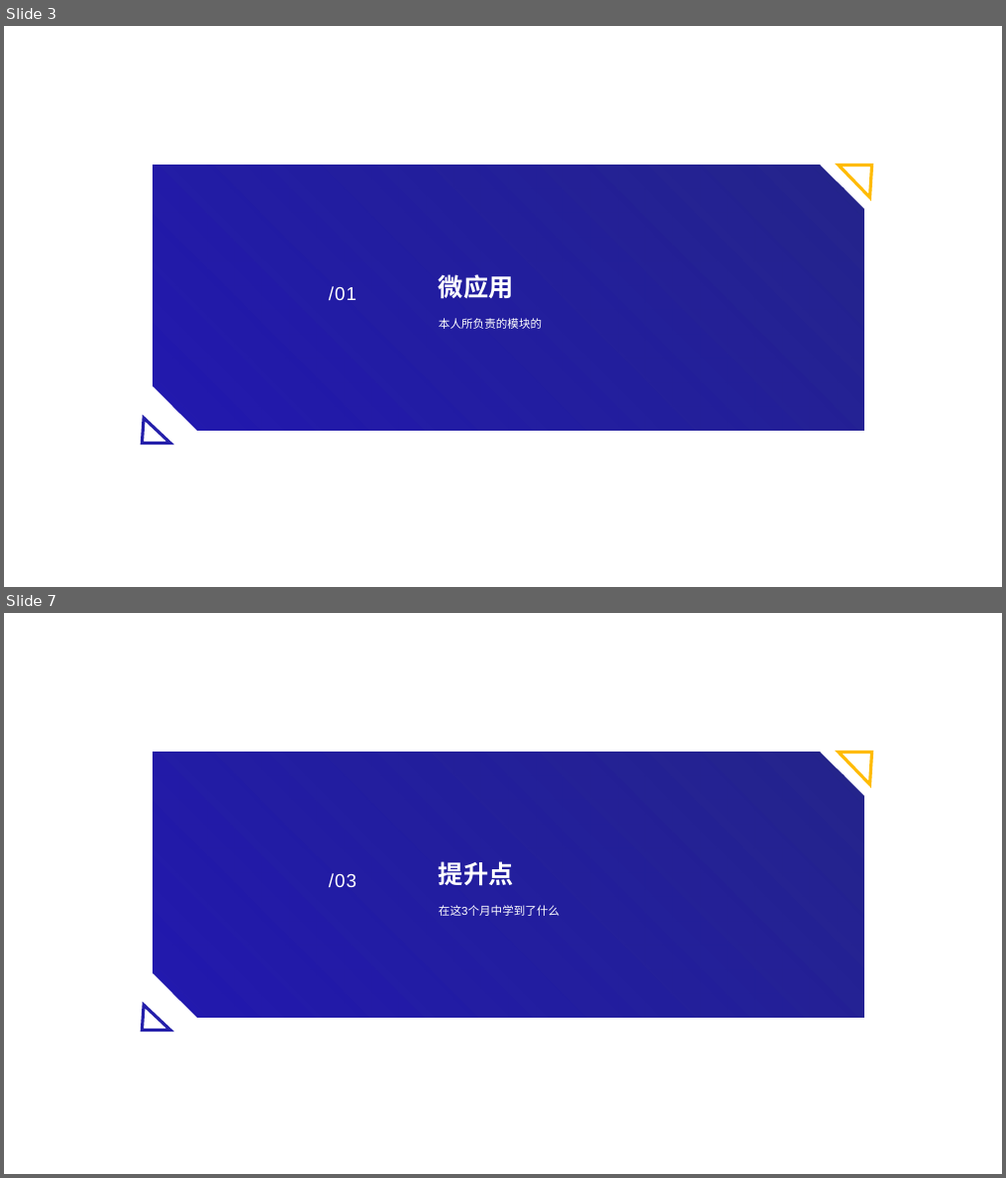
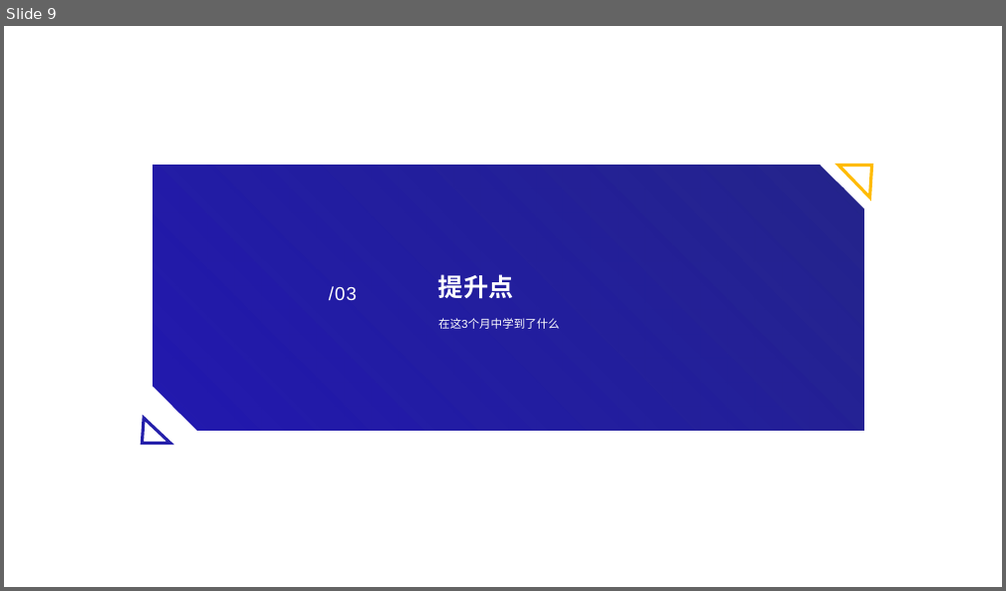
Before and after one commit to czx-dev/note, a slide deck: 陈仲贤述职答辩.pptx. Shown one above the other, each under a label of ours: slides 3 and 7 before the commit, slide 9 after it; the slides between them are not shown. The pictures are 1006x1178 and 1006x591 pixels, drawn with LibreOffice and Linux fonts; fonts in the diff are those of the drawing. Boxes give left, top, right and bottom in pixels: in the first picture for what was removed or moved away, otherwise in the second. Text is boxed around its words. In the diff, an @@ line names an element or a change of style, - is before the commit and + after.

```diff
--- a/陈仲贤述职答辩.pptx
+++ b/陈仲贤述职答辩.pptx
@@ slide 3 removed at (4, 26, 1002, 587), background #FFFFFF; not listed: 3 template elements that a slide beside it also shows @@
@@ text removed at (329, 286, 356, 301) @@
-/01
@@ title removed at (439, 274, 514, 299) @@
-微应用
@@ text removed at (439, 318, 542, 329) @@
-本人所负责的模块的
@@ what was slide 7 is now slide 9 @@
```
Also in this commit, not shown: 6 slides changed, 7 slides added, 2 other slides removed.
